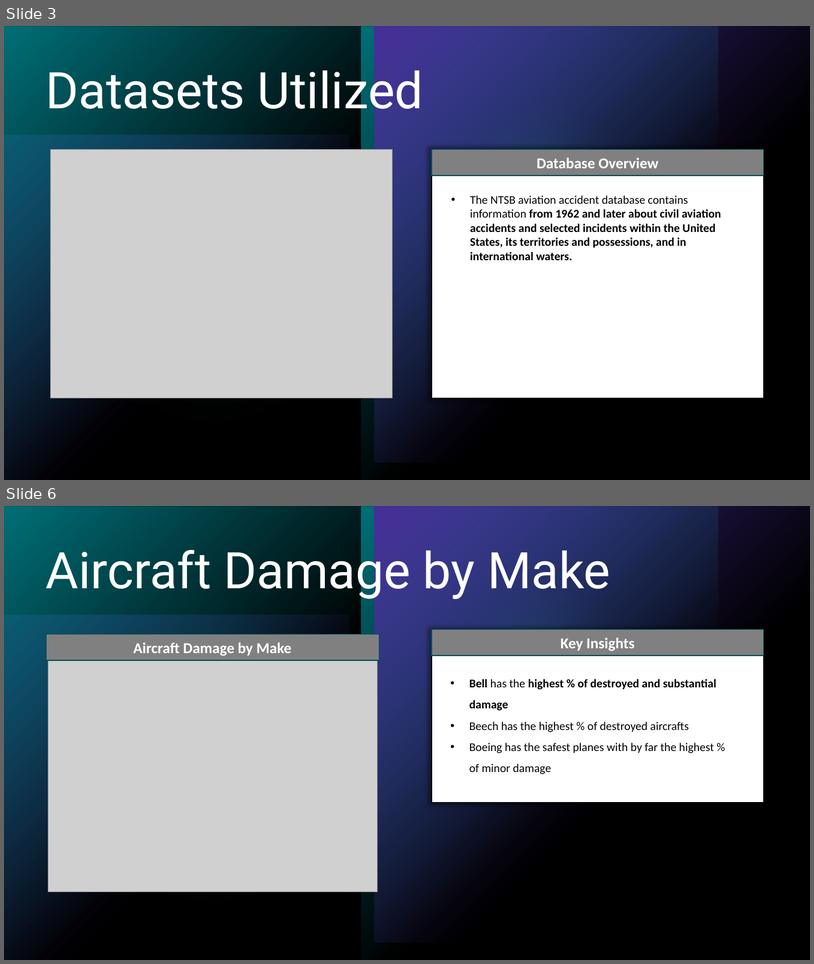
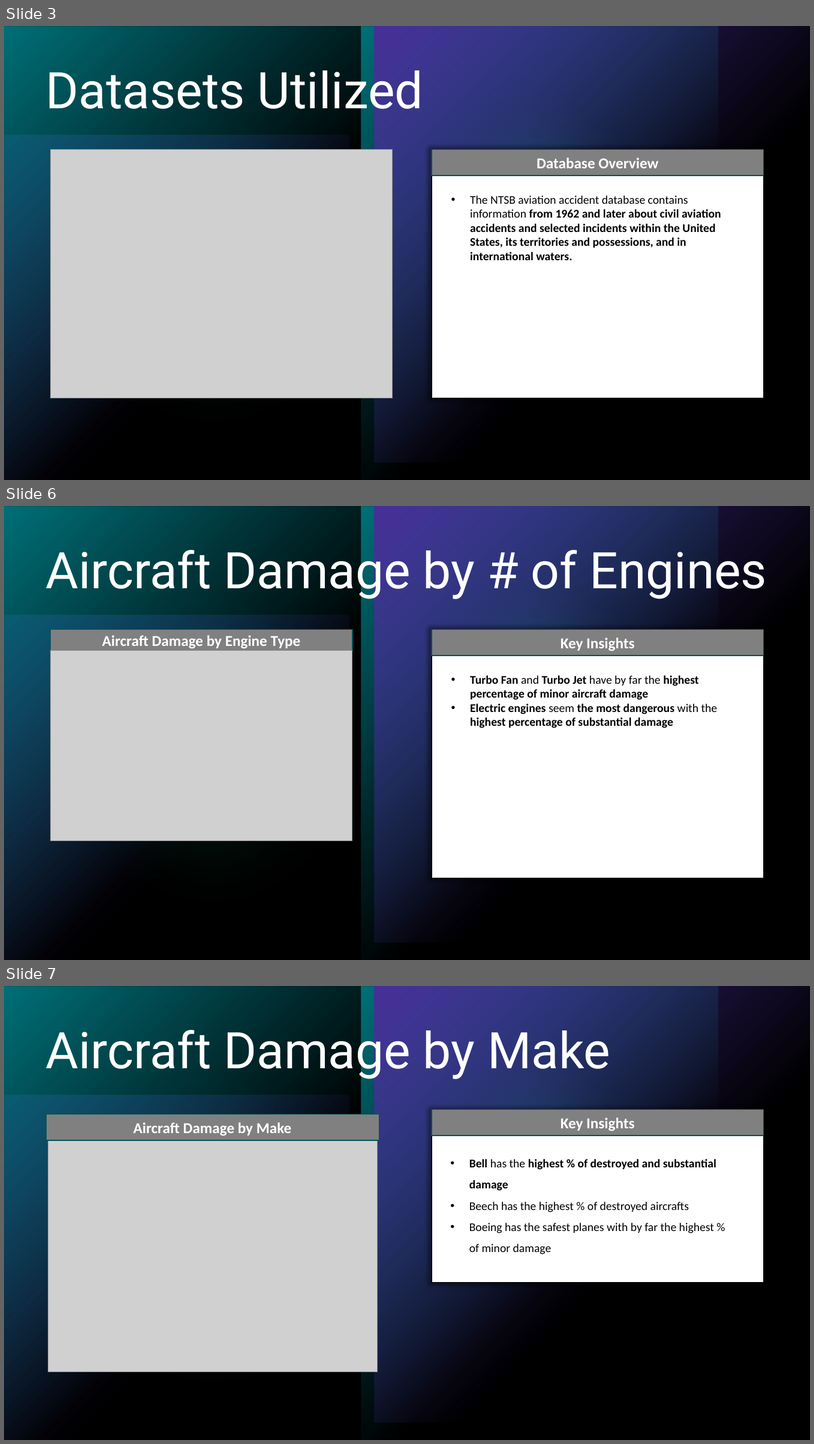
Before and after one commit to alecs1523/Aviation_Data_Analysis, a slide deck: phase_1_aviation_analysis.pptx. Shown one above the other, each under a label of ours: slides 3 and 6 before the commit, slides 3, 6 and 7 after it; the slides between them are not shown. The pictures are 814x964 and 814x1444 pixels, drawn with LibreOffice and Linux fonts; fonts in the diff are those of the drawing; grey boxes stand for pictures. Boxes give left, top, right and bottom in pixels: in the first picture for what was removed or moved away, otherwise in the second. Text is boxed around its words. In the diff, an @@ line names an element or a change of style, - is before the commit and + after.

```diff
--- a/phase_1_aviation_analysis.pptx
+++ b/phase_1_aviation_analysis.pptx
@@ slide 6 added at bbox=[4, 506, 810, 960], background #000000; not listed: 7 template elements that a slide beside it also shows @@
@@ title added at bbox=[46, 542, 767, 600], 60 pt, text #FFFFFF @@
+Aircraft Damage by # of Engines
@@ rectangle added at bbox=[51, 630, 353, 651], fill #808080, outline #005258 1 pt, 18 pt, text #FFFFFF, bold @@
+Aircraft Damage by Engine Type
@@ rectangle added at bbox=[432, 630, 764, 878], fill #FFFFFF, outline #000000 1 pt @@
@@ rectangle added at bbox=[432, 630, 764, 655], fill #808080, outline #005258 1 pt, 18 pt, text #FFFFFF, bold @@
+Key Insights
@@ picture added at bbox=[51, 651, 353, 841] @@
@@ text added at bbox=[470, 675, 718, 728], 14 pt, text #000000, bold @@
+• Turbo Fan and Turbo Jet have by far the highest percentage of minor aircraft damage
+• Electric engines seem the most dangerous with the highest percentage of substantial damage
@@ what was slide 6 is now slide 7 @@
```
Also in this commit, not shown: 4 slides changed, 1 other slide added, 4 slides removed, 2 other files.
